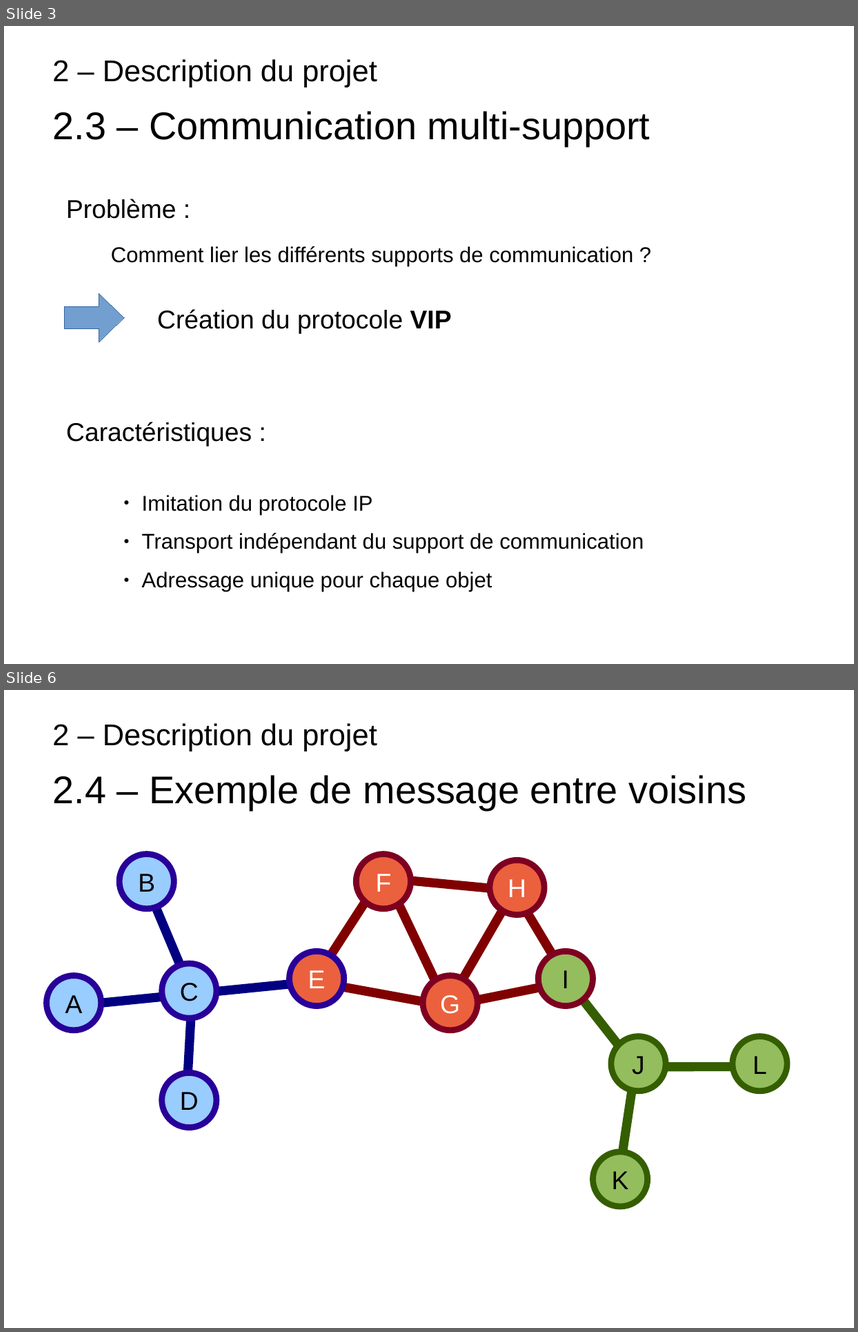
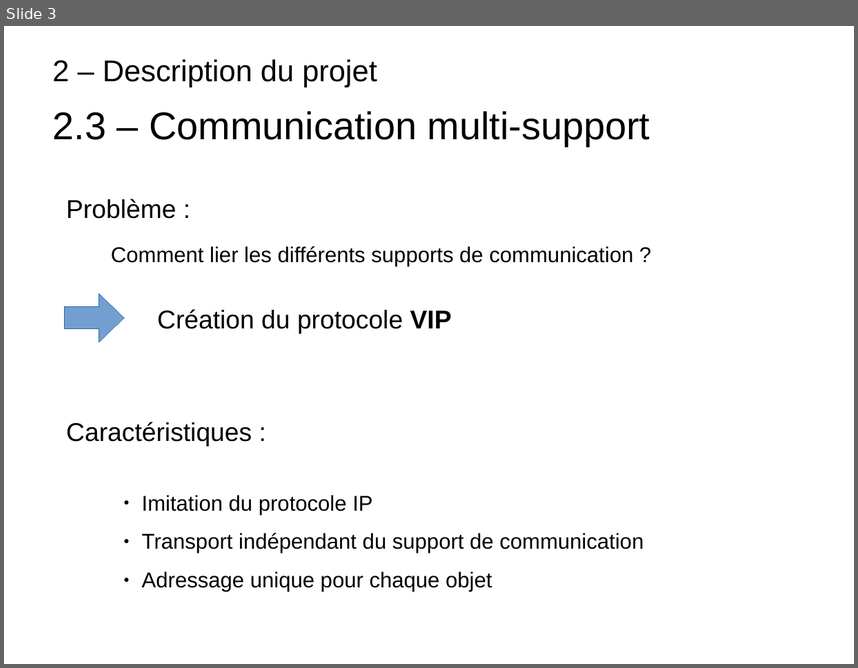
Before and after one commit to CyrillePierre/smartdevcom, a slide deck: doc/soutenance/part2.odp. Shown one above the other, each under a label of ours: slides 3 and 6 before the commit, slide 3 after it; the slides between them are not shown. The pictures are 858x1332 and 858x668 pixels, drawn with LibreOffice and Linux fonts; fonts in the diff are those of the drawing. Boxes give left, top, right and bottom in pixels: in the first picture for what was removed or moved away, otherwise in the second. Text is boxed around its words. In the diff, an @@ line names an element or a change of style, - is before the commit and + after.

```diff
--- a/doc/soutenance/part2.odp
+++ b/doc/soutenance/part2.odp
@@ slide 6 removed at bbox=[4, 690, 854, 1328], background #FFFFFF @@
@@ title removed at bbox=[52, 723, 377, 751] @@
-2 – Description du projet
@@ title removed at bbox=[52, 775, 746, 810] @@
-2.4 – Exemple de message entre voisins
@@ group removed at bbox=[46, 854, 788, 1206]: 14 lines, 12 ellipses @@
-A
-B
-E
-D
-C
-F
-H
-G
-I
-J
-L
-K
```
Also in this commit, not shown: 2 slides changed, 2 slides added.
